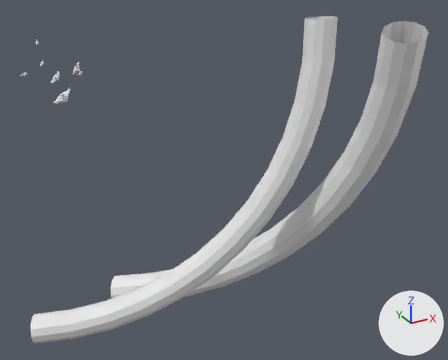
Two versions of the OBJ model input/reindeer/meshes/stars.obj, one commit apart.
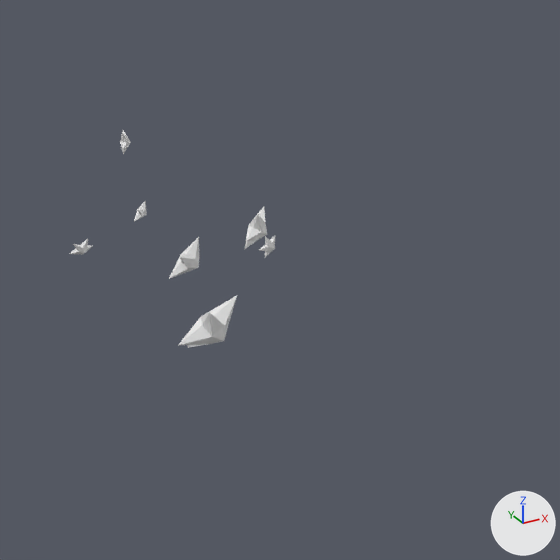
The first picture shows the older version from a camera (50 mm lens) standing at (-5.8, -43.1, 6.9) and looking at (12.6, -9.6, -9.8). The close-ups show both versions on the part from 0% to 37% of the width and 0% to 46% of the height of that picture. Every picture has the same lights, and +X, +Y and +Z are marked at lower right. Where no turn or scale is listed for an object, it has been applied to the vertices.

Names of what the first close-up shows: 'stars'.
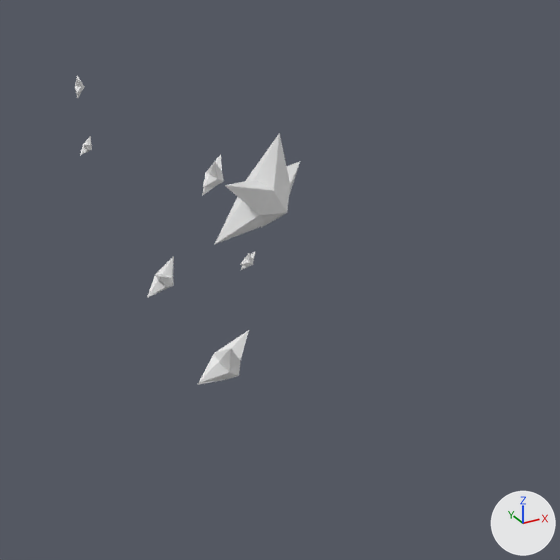
The newer file is also turned or shifted as a whole; pictures and numbers use the older file's frame.

Boxes (x1, y1, x2, y2) around the edits, measured in the close-ups (560 x 560 px; the box of a moved part takes in the faces that stretch with it):
'stars', reshaped: before (70, 131, 275, 348); after (75, 76, 300, 385)
part 1 of me_stars, moved or reshaped: before (244, 206, 267, 250); after (202, 155, 224, 196)
part 2 of me_stars, moved or reshaped: before (134, 201, 147, 222); after (80, 136, 92, 155)
part 3 of me_stars, moved or reshaped: before (120, 131, 131, 155); after (75, 76, 84, 98)
part 4 of me_stars, moved or reshaped: before (179, 296, 237, 348); after (198, 330, 249, 385)
part 5 of me_stars, moved or reshaped: before (259, 236, 275, 257); after (240, 251, 256, 270)
part 6 of me_stars, moved or reshaped: before (169, 237, 199, 279); after (147, 256, 174, 298)
part 7 of me_stars, moved or reshaped: before (70, 239, 92, 255); after (215, 133, 300, 244)

Patch to the scene script:
```diff
--- a/input/reindeer/meshes/stars.obj.py
+++ b/input/reindeer/meshes/stars.obj.py
@@ me_stars @@
 me_stars.from_pydata(...)  # 419 vertices, 762 faces; spans x -0.7..20.6, y -19.7..0.7, z -23.6..1.3
 # used by ob_stars; location = (0.0, 0.0, 0.0)
+# me_stars part 1: the loose piece of 17 vertices spanning x 4.9..5.4, y -3.3..-2.5, z -3.2..-2.4 is moved by (0.0, 2.9, 0.5)
+# me_stars part 2: the loose piece of 17 vertices spanning x 2.9..3.2, y -2.8..-2.4, z -2.4..-2.1 is moved by (0.0, 4.3, 0.5)
+# me_stars part 3: the loose piece of 17 vertices spanning x 2.9..3.1, y -2.5..-2.0, z -1.2..-0.8 is moved by (0.0, 3.6, 0.5)
+# me_stars part 4: the loose piece of 17 vertices spanning x 2.5..3.8, y -7.1..-5.8, z -4.1..-3.1 is turned 12 degrees about the z axis through its middle, then moved by (0.2, 0.1, -0.7)
+# me_stars part 5: the loose piece of 17 vertices spanning x 4.3..4.7, y -6.3..-6.0, z -2.6..-2.1 is moved by (0.1, 2.0, -0.7)
+# me_stars part 6: the loose piece of 17 vertices spanning x 2.9..3.6, y -5.3..-4.5, z -3.0..-2.3 is moved by (-0.1, 1.7, -0.7)
+# me_stars part 7: the loose piece of 17 vertices spanning x 1.4..1.9, y -4.1..-3.8, z -2.7..-2.3 is multiplied about its middle by the matrix ((4.607, -0.978, -1.679), (1.038, 4.891, 0.0), (1.642, -0.349, 4.71)), then moved by (3.0, -1.5, 1.0)
```
